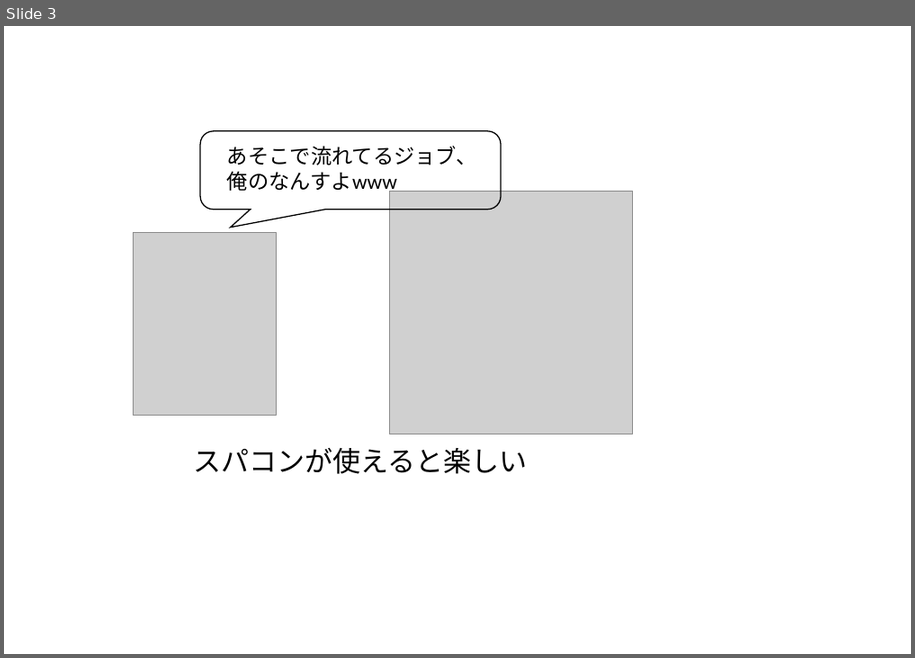
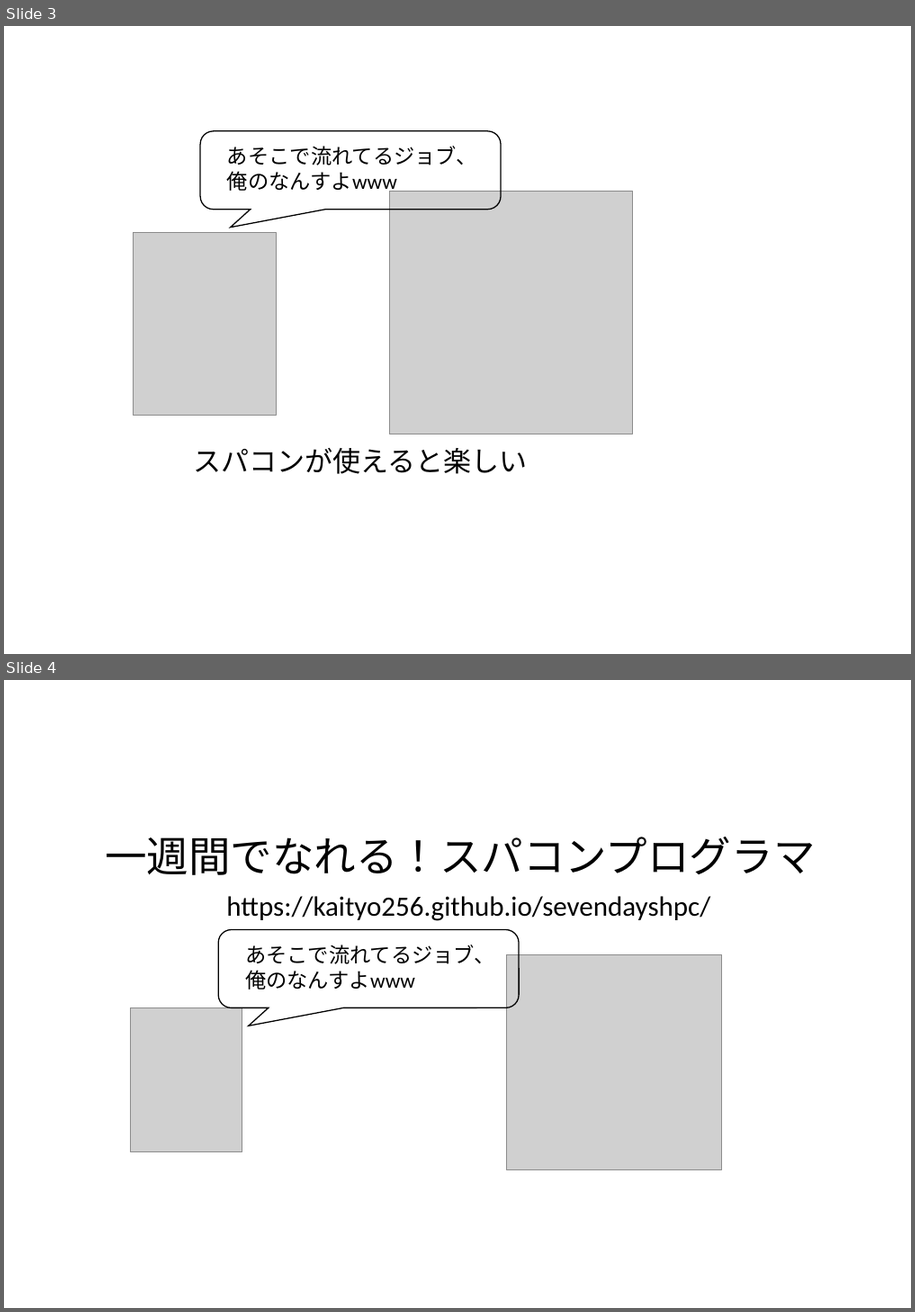
Before and after one commit to kaityo256/sevendayshpc, a slide deck: day1/fig/fig.pptx. Shown one above the other, each under a label of ours: slide 3 before the commit, slides 3 and 4 after it. The pictures are 915x658 and 915x1312 pixels, drawn with LibreOffice and Linux fonts; fonts in the diff are those of the drawing; grey boxes stand for pictures. Boxes give left, top, right and bottom in pixels: in the first picture for what was removed or moved away, otherwise in the second. Text is boxed around its words. In the diff, an @@ line names an element or a change of style, - is before the commit and + after.

```diff
--- a/day1/fig/fig.pptx
+++ b/day1/fig/fig.pptx
@@ slide 4 added at box(4, 680, 911, 1308), background #FFFFFF @@
@@ text added at box(105, 837, 815, 875), 36 pt, text #000000 @@
+一週間でなれる！スパコンプログラマ
@@ text added at box(226, 896, 710, 921), 24 pt, text #000000 @@
+https://kaityo256.github.io/sevendayshpc/
@@ rounded speech box added at box(218, 929, 519, 1008), outline #000000 1 pt @@
@@ text added at box(245, 945, 495, 990), 18 pt, text #000000 @@
+あそこで流れてるジョブ、
+俺のなんすよwww
@@ picture added at box(507, 954, 723, 1170) @@
@@ picture added at box(131, 1008, 242, 1152) @@
```
Also in this commit, not shown: 1 other file.
